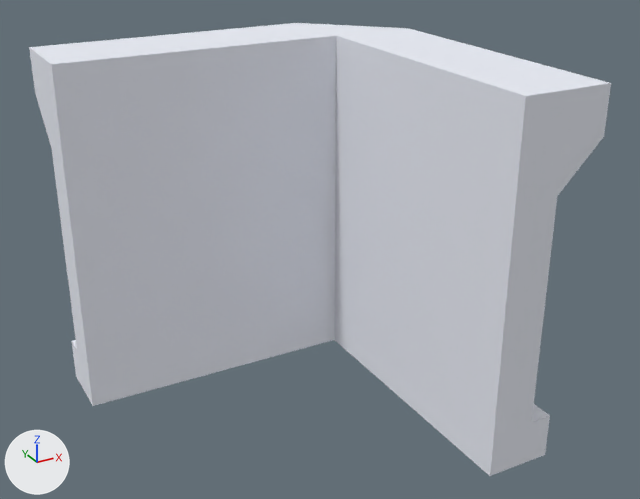
An edit to the glTF model art/Space Interior Elements/object_002.glb, drawn before and after from the same camera.
One viewpoint serves both versions: a 50 mm camera at (-1.132, -2.087, 1.463) aimed at (-0.07, -0.155, 0.497). Arrows for +X, +Y and +Z are at lower left; the lights stay in place. Where no turn or scale is listed for an object, it has been applied to the vertices. Vertices at the same position are counted once.

Names of what the first picture shows: 'object_002-col'.
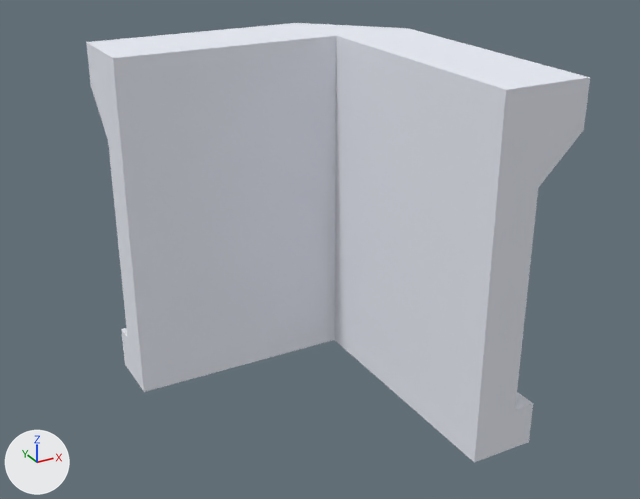
The newer file is also turned or shifted as a whole; pictures and numbers use the older file's frame.

Boxes (x1, y1, x2, y2) around the edits, measured in the pictures (640 x 499 px; the box of a moved part takes in the faces that stretch with it):
'object_002-col', reshaped (13% narrower)
    before: (29, 23, 611, 476)
    after: (86, 23, 590, 462)
part 1 of me_mesh_object_005, moved or reshaped
    before: (29, 23, 337, 406)
    after: (86, 23, 337, 392)
part 2 of me_mesh_object_005, moved or reshaped
    before: (334, 28, 611, 476)
    after: (334, 28, 590, 462)

What the commit changed:
me_mesh_object_005 has 31 vertices, 59 faces and spans x -0.655..0.407, y -0.656..0.409, z 0.0..1.0.
me_mesh_object_005 is used by ob_object_002_col; location (0.0, 0.0, 0.0).
Before the commit, vertices of me_mesh_object_005: 0 (-0.655, 0.159, 0.0) at pixel (92, 406), 2 (-0.655, 0.346, 0.0) at pixel (76, 376), 9 (-0.655, 0.159, 1.0) at pixel (51, 64), 12 (-0.655, 0.409, 0.875) at pixel (35, 92), 13 (-0.655, 0.409, 1.0) at pixel (29, 47).
Before the commit, vertices of me_mesh_object_005: 17 (-0.655, 0.284, 0.125) at pixel (76, 350), 18 (-0.655, 0.284, 0.75) at pixel (51, 148), 19 (-0.655, 0.346, 0.125) at pixel (71, 340).
Before the commit, vertices of me_mesh_object_005: 5 (0.157, -0.656, 0.0) at pixel (489, 476), 6 (0.345, -0.656, 0.0) at pixel (545, 454), 14 (0.407, -0.656, 1.0) at pixel (611, 82), 15 (0.157, -0.656, 1.0) at pixel (525, 95), 22 (0.407, -0.656, 0.875) at pixel (604, 136).
Before the commit, vertices of me_mesh_object_005: 23 (0.282, -0.656, 0.75) at pixel (557, 196), 24 (0.282, -0.656, 0.125) at pixel (531, 422), 25 (0.345, -0.656, 0.125) at pixel (550, 415).
Part 1, on me_mesh_object_005:
Vertices 0, 2, 9, 12, 13, 17, 18, 19 of me_mesh_object_005 move by (0.155, 0.0, 0.0).
Part 2, on me_mesh_object_005:
Vertices 5, 6, 14, 15, 22 to 25 of me_mesh_object_005 move by (0.0, 0.065, 0.0).
